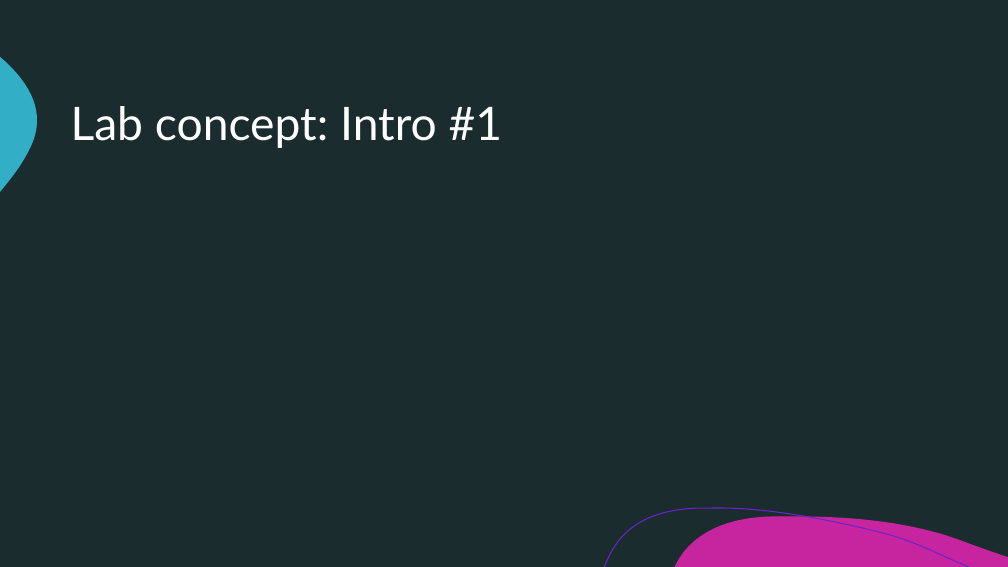
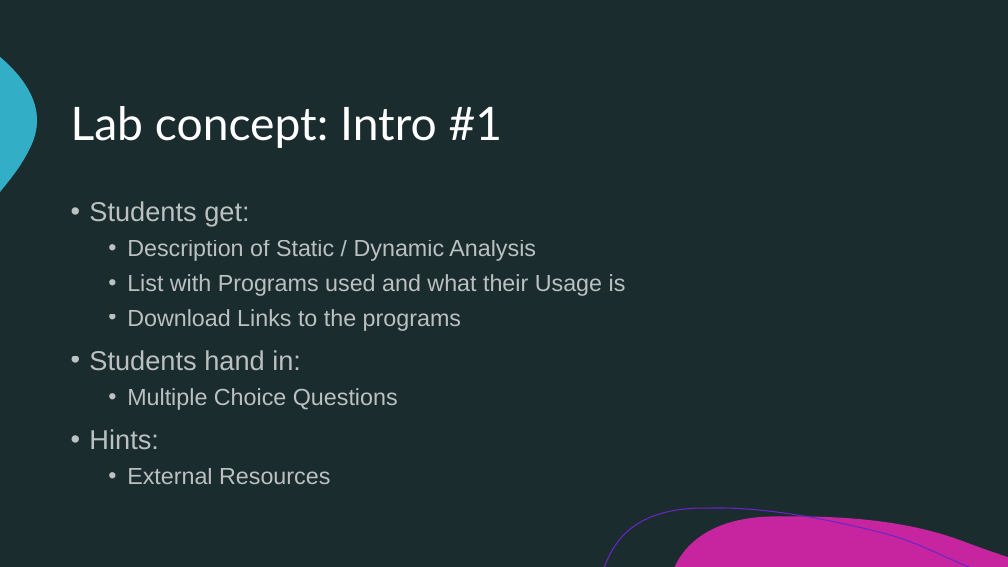
Before and after one commit to TKleb/SA-Documentation, a slide deck: slide 6 of documents/presentations/First_Lab_Concepts.pptx. Drawn at 1008x567 pixels with LibreOffice and Linux fonts; fonts in the diff are those of the drawing. Boxes give left, top, right and bottom in pixels: in the first picture for what was removed or moved away, otherwise in the second. Text is boxed around its words. In the diff, an @@ line names an element or a change of style, - is before the commit and + after.

Commit message:
lab concepts 1&2

```diff
--- a/documents/presentations/First_Lab_Concepts.pptx
+++ b/documents/presentations/First_Lab_Concepts.pptx
@@ text added at (89, 201, 626, 484), 22.2 pt, text #FFFFFF at 70% opacity @@
+• Students get:
+  • Description of Static / Dynamic Analysis
+  • List with Programs used and what their Usage is
+  • Download Links to the programs
+• Students hand in:
+  • Multiple Choice Questions
+• Hints:
+  • External Resources
```
Also in this commit, not shown: 1 other slide changed.
